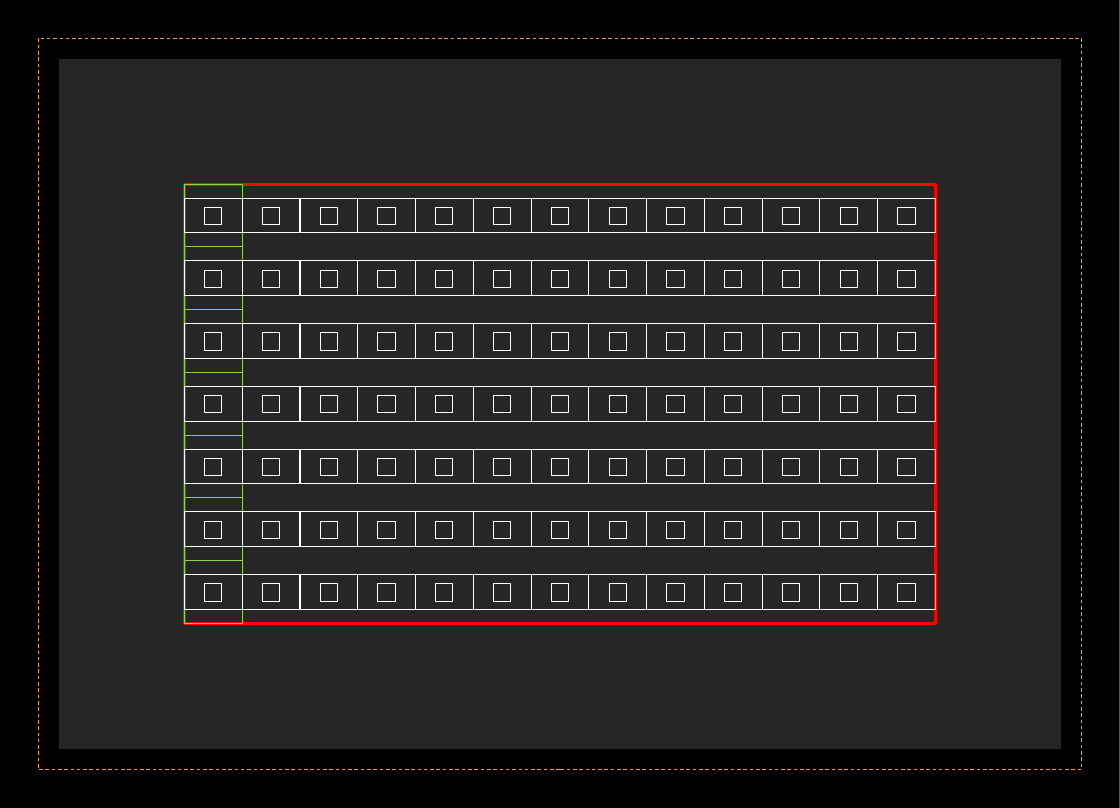
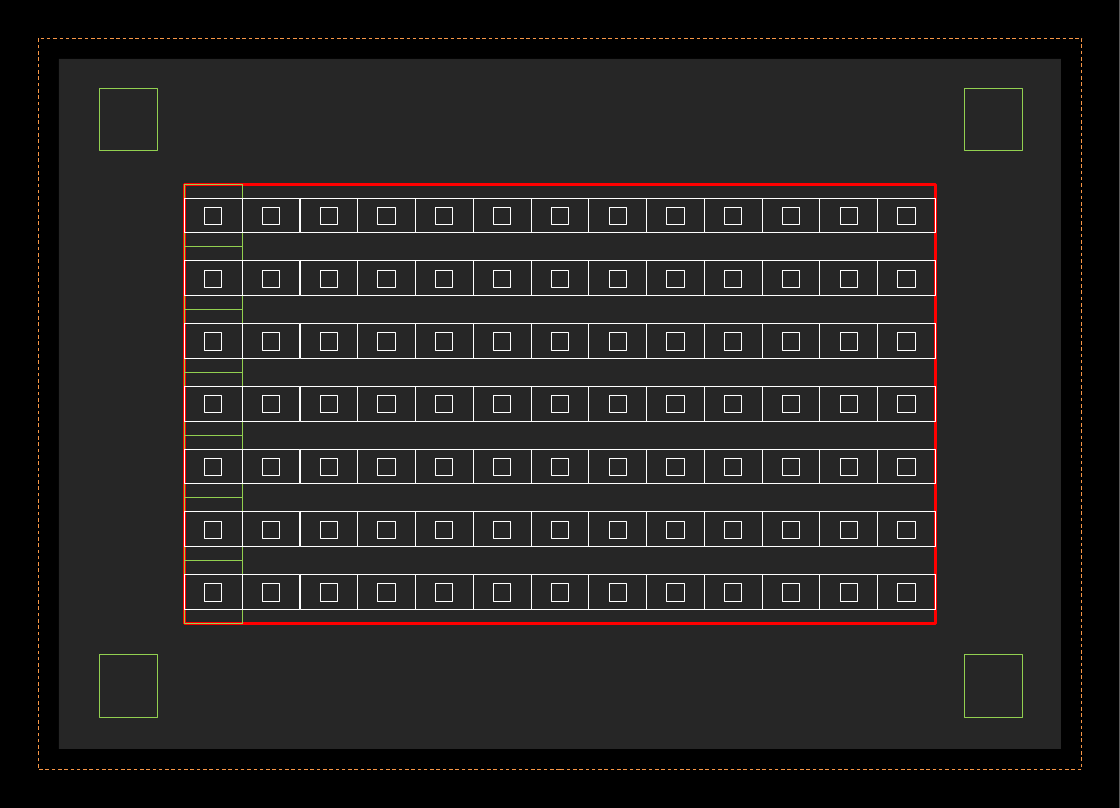
Before and after one commit to wyolum/ClockFOUR, a slide deck: slide 4 of fabricate/A4 size/ClockFOUR A4.pptx. Drawn at 1120x808 pixels with LibreOffice and Linux fonts; fonts in the diff are those of the drawing. Boxes give left, top, right and bottom in pixels: in the first picture for what was removed or moved away, otherwise in the second. Text is boxed around its words. In the diff, an @@ line names an element or a change of style, - is before the commit and + after.

```diff
--- a/fabricate/A4 size/ClockFOUR A4.pptx
+++ b/fabricate/A4 size/ClockFOUR A4.pptx
@@ rectangle added at box(99, 88, 158, 151), outline #92D050 0.75 pt @@
@@ rectangle added at box(964, 88, 1022, 151), outline #92D050 0.75 pt @@
@@ rectangle added at box(99, 655, 158, 718), outline #92D050 0.75 pt @@
@@ rectangle added at box(964, 655, 1022, 718), outline #92D050 0.75 pt @@
```
Also in this commit, not shown: 1 other slide changed, 1 slide added, 39 other files.
